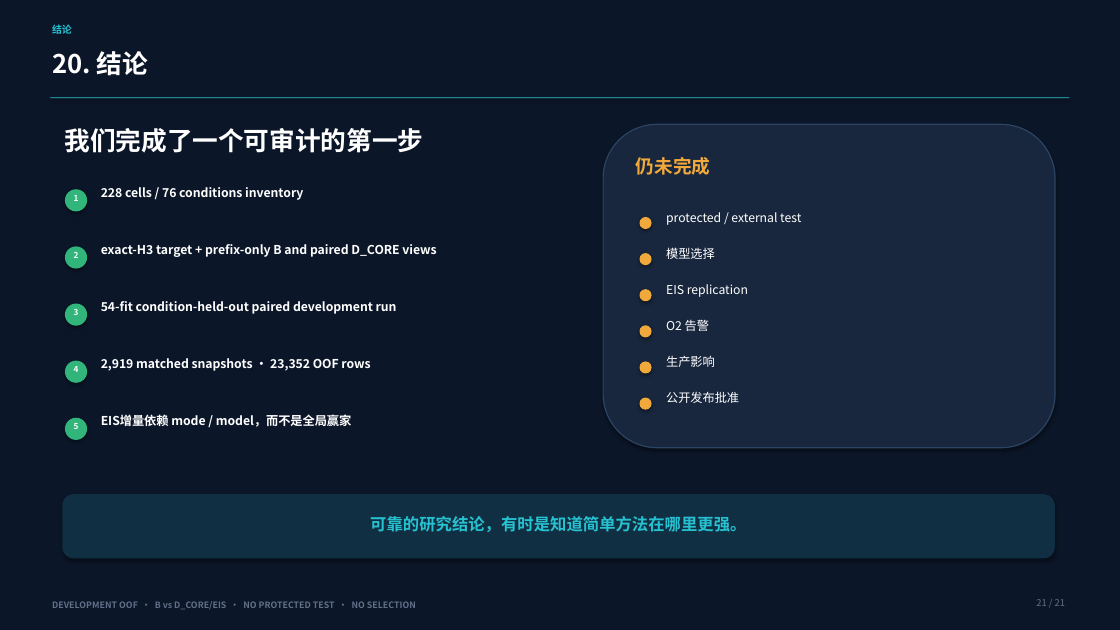
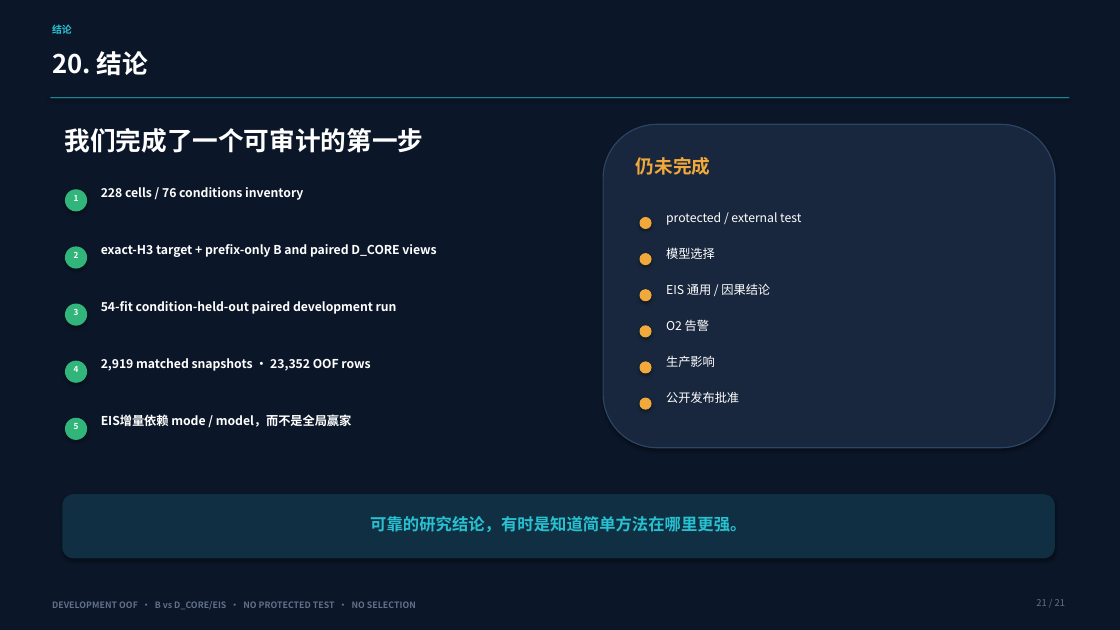
Before and after one commit to rockyzl/battery-eis-soh-benchmark, a slide deck: slide 21 of docs/slides/battery-early-warning-research-seminar-kit-b-vs-dcore-development-oof.pptx. Drawn at 1120x630 pixels with LibreOffice and Linux fonts; fonts in the diff are those of the drawing. Boxes give left, top, right and bottom in pixels: in the first picture for what was removed or moved away, otherwise in the second. Text is boxed around its words. In the diff, an @@ line names an element or a change of style, - is before the commit and + after.

```diff
--- a/docs/slides/battery-early-warning-research-seminar-kit-b-vs-dcore-development-oof.pptx
+++ b/docs/slides/battery-early-warning-research-seminar-kit-b-vs-dcore-development-oof.pptx
@@ text at [666,283,770,295]: text changed @@
-EIS replication
+EIS 通用 / 因果结论
```
Also in this commit, not shown: 1 other slide changed, 6 other files.
